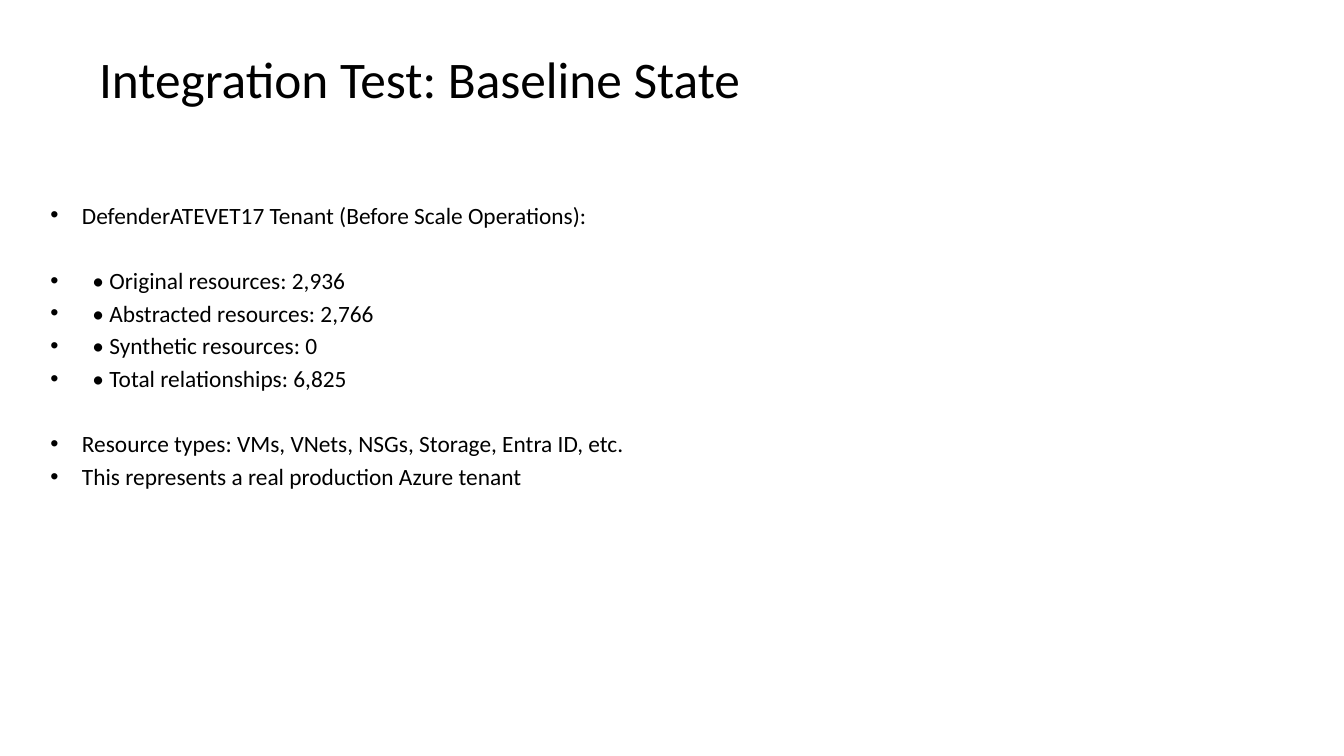
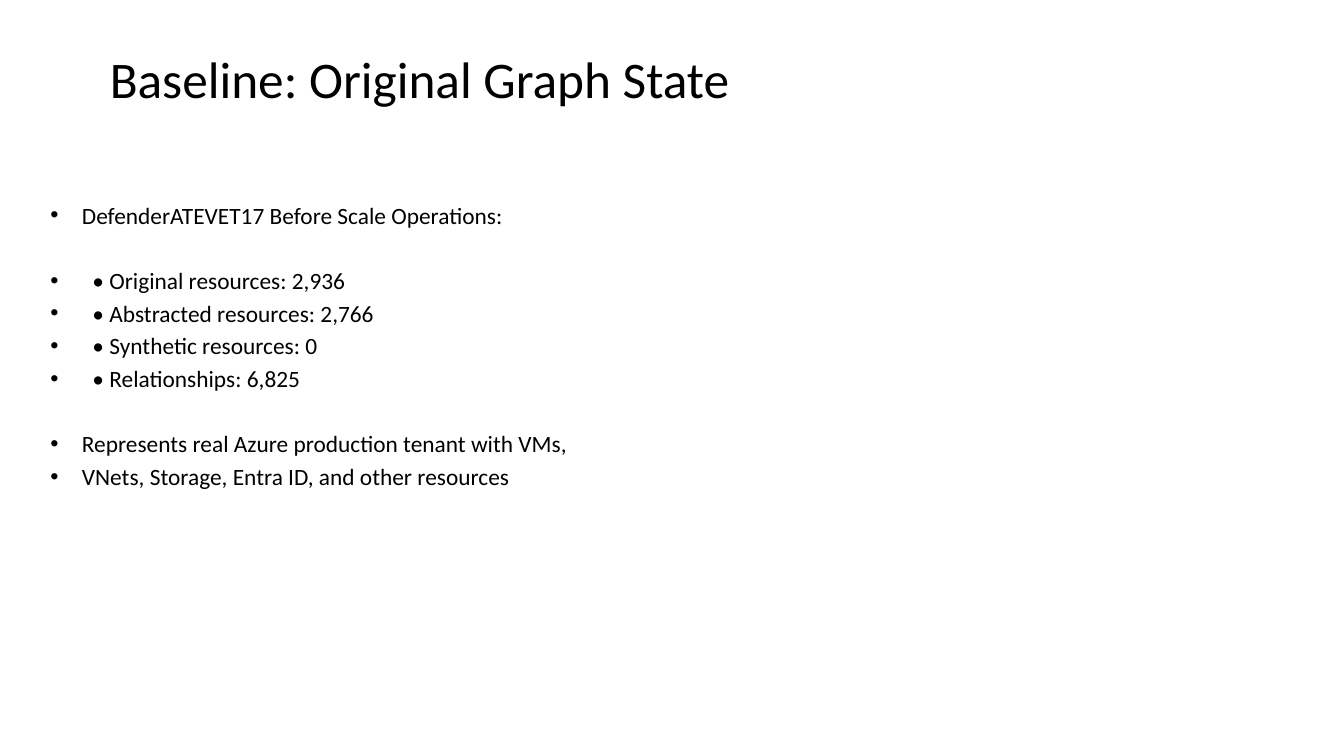
Before and after one commit to rysweet/azure-tenant-grapher, a slide deck: slide 7 of Scale_Operations_Implementation.pptx. Drawn at 1344x756 pixels with LibreOffice and Linux fonts; fonts in the diff are those of the drawing. Boxes give left, top, right and bottom in pixels: in the first picture for what was removed or moved away, otherwise in the second. Text is boxed around its words. In the diff, an @@ line names an element or a change of style, - is before the commit and + after.

```diff
--- a/Scale_Operations_Implementation.pptx
+++ b/Scale_Operations_Implementation.pptx
@@ title at (110, 62, 729, 107): text changed @@
-Integration Test: Baseline State
+Baseline: Original Graph State
@@ text at (82, 207, 502, 228): text changed @@
-• DefenderATEVET17 Tenant (Before Scale Operations):
+• DefenderATEVET17 Before Scale Operations:
@@ text at (82, 370, 566, 489): text changed @@
-• • Total relationships: 6,825
-• Resource types: VMs, VNets, NSGs, Storage, Entra ID, etc.
-• This represents a real production Azure tenant
+• • Relationships: 6,825
+• Represents real Azure production tenant with VMs,
+• VNets, Storage, Entra ID, and other resources
```
Also in this commit, not shown: 13 other slides changed.
